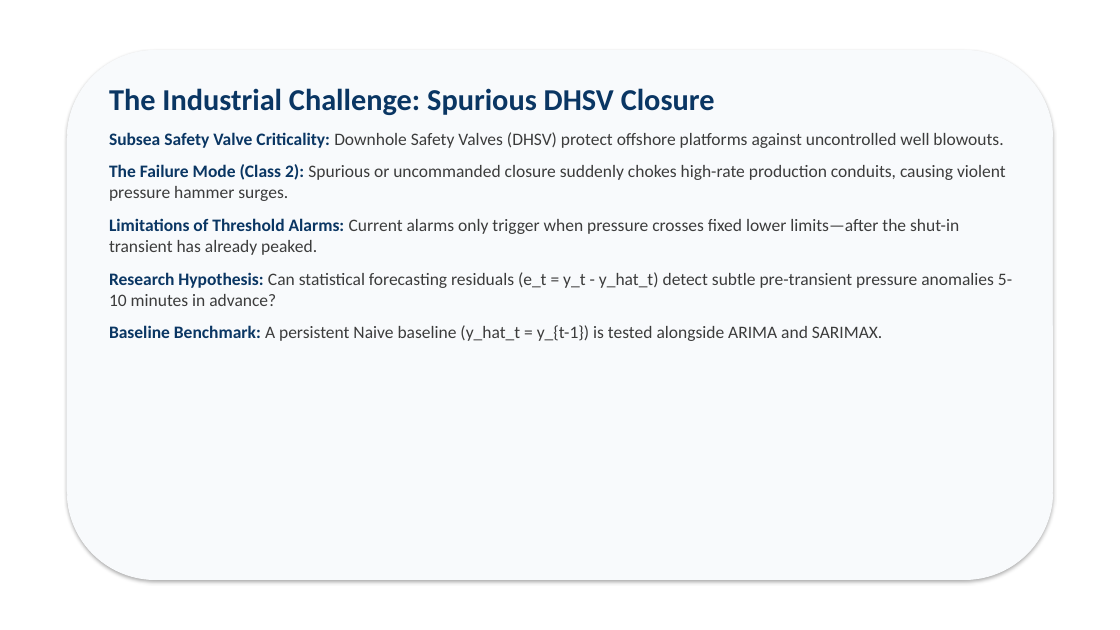
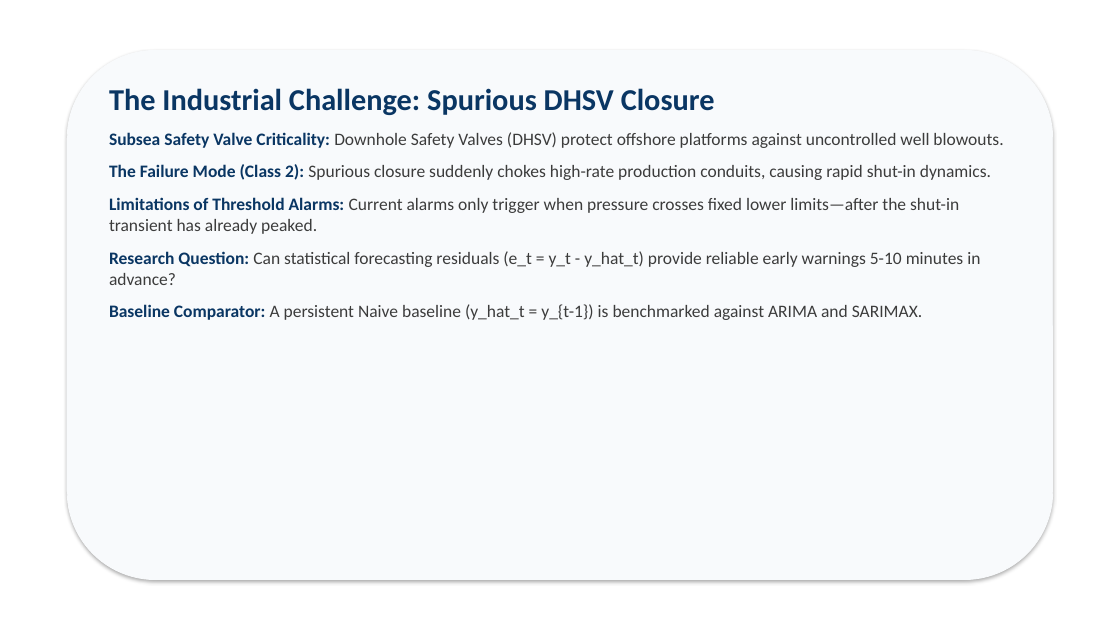
Before and after one commit to Ravva-78/tsa-oilguard, a slide deck: slide 2 of report/OILGUARD_Presentation.pptx. Drawn at 1120x630 pixels with LibreOffice and Linux fonts; fonts in the diff are those of the drawing. Boxes give left, top, right and bottom in pixels: in the first picture for what was removed or moved away, otherwise in the second. Text is boxed around its words. In the diff, an @@ line names an element or a change of style, - is before the commit and + after.

Commit message:
Audit and reconcile final OILGUARD results: resolve 19-event cohort, audit early-warning evaluation rules, add LOEO-CV, and verify Pareto frontier

```diff
--- a/report/OILGUARD_Presentation.pptx
+++ b/report/OILGUARD_Presentation.pptx
@@ text at (109,164,991,180): text changed @@
-The Failure Mode (Class 2): Spurious or uncommanded closure suddenly chokes high-rate production conduits, causing violent pressure hammer surges.
+The Failure Mode (Class 2): Spurious closure suddenly chokes high-rate production conduits, causing rapid shut-in dynamics.
@@ text at (109,251,980,320): text changed @@
-Research Hypothesis: Can statistical forecasting residuals (e_t = y_t - y_hat_t) detect subtle pre-transient pressure anomalies 5-10 minutes in advance?
-Baseline Benchmark: A persistent Naive baseline (y_hat_t = y_{t-1}) is tested alongside ARIMA and SARIMAX.
+Research Question: Can statistical forecasting residuals (e_t = y_t - y_hat_t) provide reliable early warnings 5-10 minutes in advance?
+Baseline Comparator: A persistent Naive baseline (y_hat_t = y_{t-1}) is benchmarked against ARIMA and SARIMAX.
```
Also in this commit, not shown: 7 other slides changed, 27 other files.
